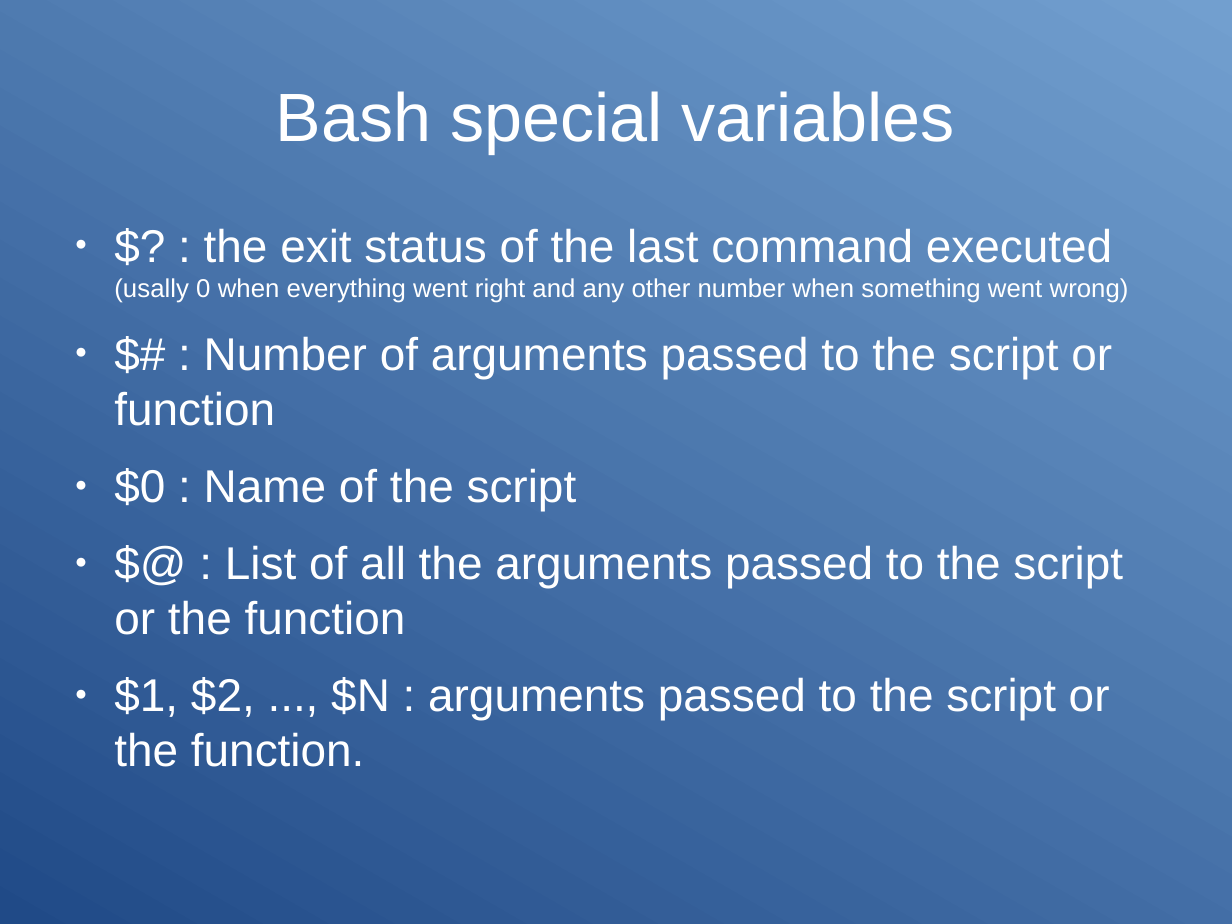
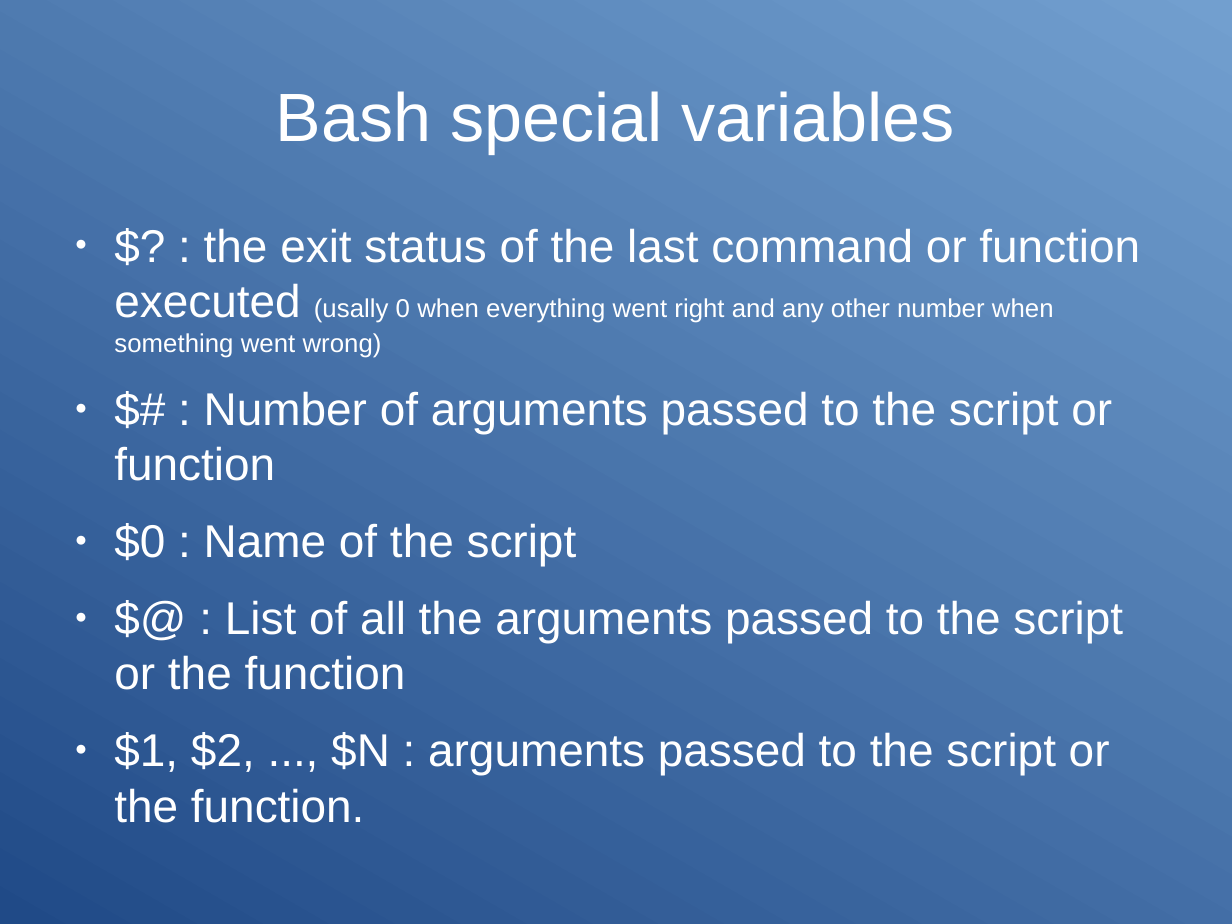
Before and after one commit to Clibre/An-introduction-to-bash, a slide deck: slide 88 of presentation.odp. Drawn at 1232x924 pixels with LibreOffice and Linux fonts; fonts in the diff are those of the drawing. Boxes give left, top, right and bottom in pixels: in the first picture for what was removed or moved away, otherwise in the second. Text is boxed around its words. In the diff, an @@ line names an element or a change of style, - is before the commit and + after.

```diff
--- a/presentation.odp
+++ b/presentation.odp
@@ text at (114, 228, 1140, 358): text changed @@
-● $? : the exit status of the last command executed (usally 0 when everything went right and any other number when something went wrong)
+● $? : the exit status of the last command or function executed (usally 0 when everything went right and any other number when something went wrong)
```
Also in this commit, not shown: 8 slides added, 4 other files.
